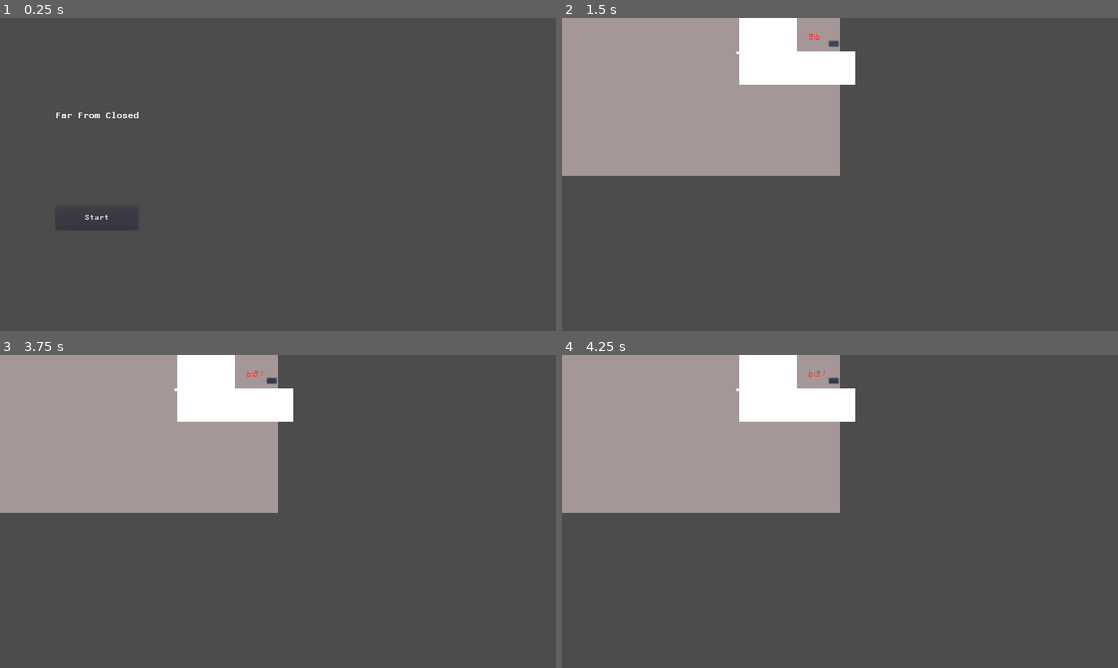
Above: before the commit, frames 1-4 (two rows, left to right).
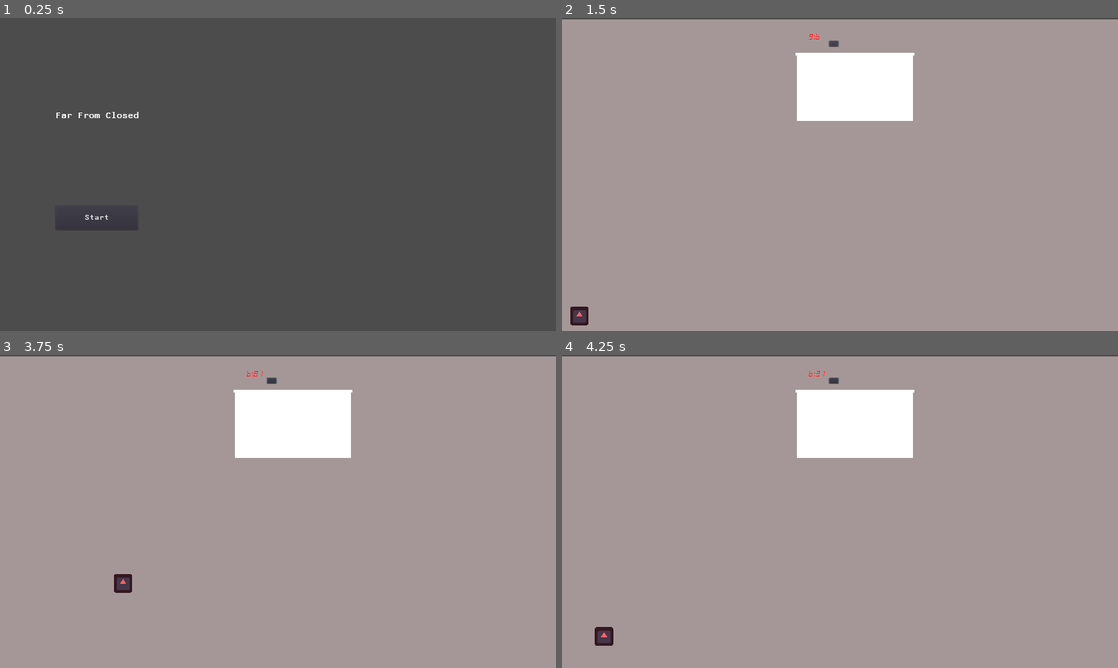
Above: after the commit, the same moments.

Repository: Pranav-Badrinathan/Close-d
Game: Godot game, scene res://scenes/StartScreen.tscn
The game is run twice, just before and just after one commit, with the same random seed, the same clock (stepped at 60 frames per second) and the same inputs. The engine's default icon, where the game draws it, is replaced by a stand-in: a white triangle on a blue panel in a dark square.
Inputs (mouse positions are in pixels of both pictures, inside the frame that each line leads up to):
- Up to frame 1 (0.25 s): no input
- Up to frame 2 (1.5 s): click "Start" at 0.5 s; click (834, 43) at 1.25 s
- Up to frame 3 (3.75 s): click (272, 380) at 2 s; click (272, 380) at 2.75 s; tap Enter at 3.5 s; drag from (16, 652) to (333, 442) at 3.52 s
- Up to frame 4 (4.25 s): no input

The runs differ from the first frame. In frame 2, 78% of the frame differs, in the area x 0-100%, y 0-100%; in frame 3, 78%; in frame 4, 78%.

Commit message:
Removed pixel perfect. Works now.

Diff:
--- a/project.godot
+++ b/project.godot
@@ -18,8 +18,8 @@
 
 window/size/width=1920
 window/size/height=1080
-window/size/test_width=1024
-window/size/test_height=600
+window/size/test_width=960
+window/size/test_height=540
 window/stretch/mode="2d"
 window/stretch/aspect="keep"
 
@@ -45,5 +45,4 @@
 
 [rendering]
 
-2d/snapping/use_gpu_pixel_snap=true
 environment/default_environment="res://default_env.tres"
--- a/scenes/scene.tscn
+++ b/scenes/scene.tscn
@@ -1,8 +1,9 @@
-[gd_scene load_steps=4 format=2]
+[gd_scene load_steps=5 format=2]
 
 [ext_resource path="res://scenes/Draggable.tscn" type="PackedScene" id=1]
 [ext_resource path="res://scenes/Door.tscn" type="PackedScene" id=2]
 [ext_resource path="res://square.png" type="Texture" id=3]
+[ext_resource path="res://icon.png" type="Texture" id=4]
 
 [node name="Node2D" type="Node2D"]
 position = Vector2( 512, 0 )
@@ -18,7 +19,6 @@
 
 [node name="Area2D" parent="." instance=ExtResource( 1 )]
 position = Vector2( -452, 1028 )
-
-[node name="Area2D2" type="Area2D" parent="."]
+image = ExtResource( 4 )
 
 [node name="Door" parent="." instance=ExtResource( 2 )]
